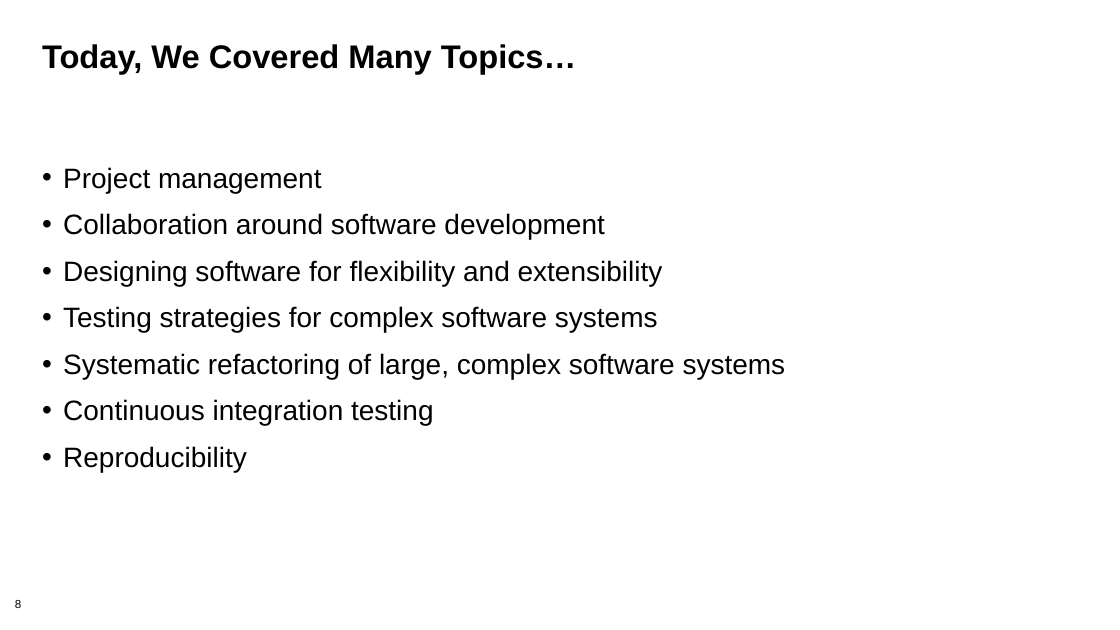
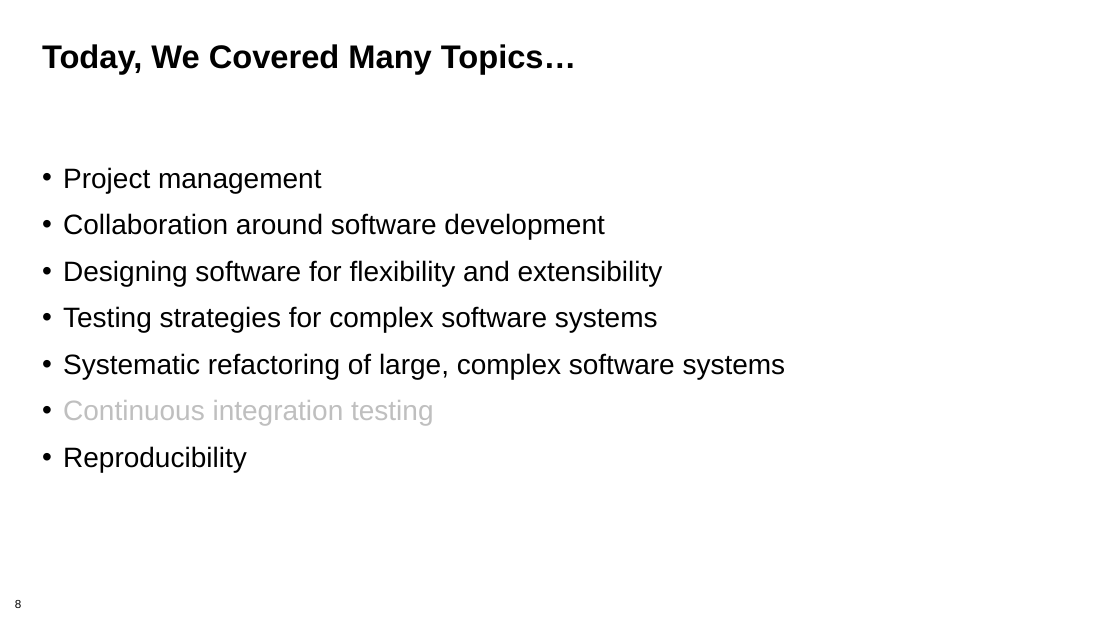
Before and after one commit to bssw-tutorial/presentations, a slide deck: slide 8 of final-presentations/2021-03-25-iss/09-summary.pptx. Drawn at 1120x630 pixels with LibreOffice and Linux fonts; fonts in the diff are those of the drawing; background and template pictures are left out. Boxes give left, top, right and bottom in pixels: in the first picture for what was removed or moved away, otherwise in the second. Text is boxed around its words. In the diff, an @@ line names an element or a change of style, - is before the commit and + after.

```diff
--- a/final-presentations/2021-03-25-iss/09-summary.pptx
+++ b/final-presentations/2021-03-25-iss/09-summary.pptx
@@ text at (x1=63, y1=400, x2=433, y2=425): text colour #000000 to #BFBFBF in "Continuous integration testing" @@
```
Also in this commit, not shown: 3 other slides changed, 1 other file.
